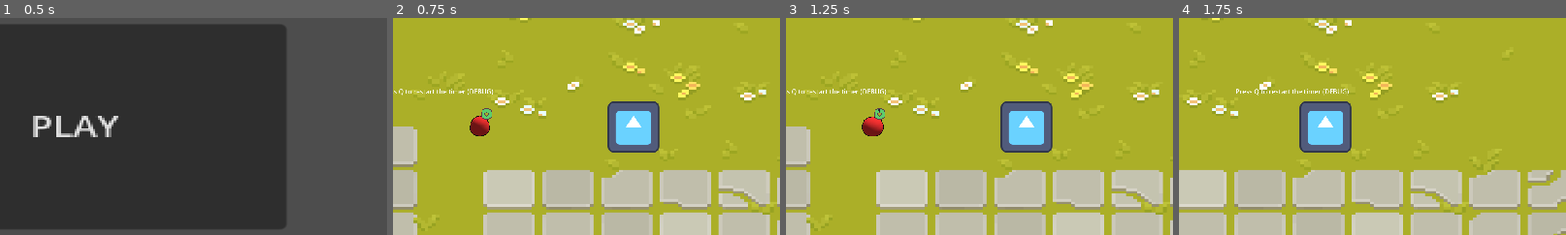
Above: before the commit, frames 1-4 (left to right).
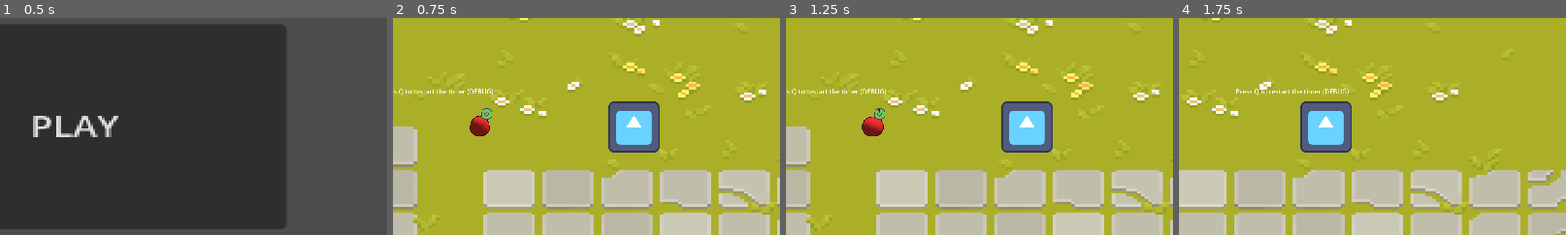
Above: after the commit, the same moments.

Repository: MeyerZon/the-thread-game
Game: Godot game, scene res://scenes/main.tscn
Same seed, same stepped clock (60 frames per second), same inputs: the game is played once before the commit and once after it. The engine's default icon, where the game draws it, is replaced by a stand-in: a white triangle on a blue panel in a dark square.
Inputs (mouse positions are % of the whole screen's width and height, from its top left):
- Up to frame 1 (0.5 s): no input
- Up to frame 2 (0.75 s): click "PLAY" at 0.5 s
- Up to frame 3 (1.25 s): no input
- Up to frame 4 (1.75 s): tap Q at 1.25, 1.35 s; move the mouse to (72, 45) at 1.27 s; hold Right (ui_right) from 1.28 s (still down); click (72, 45) at 1.42 s
The pictures show only the part of the screen within x 39-89%, y 25-75%; the shares and areas given below are measured in that part.

Frame 1 is identical in both runs. In frame 2, 0.3% of the frame differs, in the area x 55-69%, y 38-63%; in frame 3, 0.3%; in frame 4, 0.2%.

Commit message:
Added names to physics layer, and a guide on how to use them

Diff:
--- a/project.godot
+++ b/project.godot
@@ -64,6 +64,21 @@
 pointing/emulate_touch_from_mouse=true
 pointing/emulate_mouse_from_touch=false
 
+[layer_names]
+
+2d_physics/layer_1="World"
+2d_physics/layer_2="PlayerMovement"
+2d_physics/layer_3="EnemyMovement"
+2d_physics/layer_4="PlayerHitbox"
+2d_physics/layer_5="EnemyHitbox"
+2d_physics/layer_6="PlayerHurtbox"
+2d_physics/layer_7="EnemyHurtbox"
+2d_physics/layer_8="Pickups"
+2d_physics/layer_9="NPC"
+2d_physics/layer_10="Triggers"
+2d_physics/layer_11="Projectile"
+2d_physics/layer_12="Decoration"
+
 [physics]
 
 3d/physics_engine="Jolt Physics"
--- a/scenes/game_level.tscn
+++ b/scenes/game_level.tscn
@@ -28,40 +28,26 @@
 scale = Vector2(9.096664, 6.6236577)
 texture = ExtResource("1_6fv2f")
 
-[node name="WorldWalls" type="Node2D" parent="." unique_id=404861258]
+[node name="WorldWalls" type="StaticBody2D" parent="." unique_id=1848718640]
 position = Vector2(-581, -322)
+collision_mask = 0
 
-[node name="LeftWallStaticBody" type="StaticBody2D" parent="WorldWalls" unique_id=1429539257]
+[node name="LeftWallCollision" type="CollisionShape2D" parent="WorldWalls" unique_id=1296852247]
 position = Vector2(-584, 324)
-
-[node name="LeftWallCollision" type="CollisionShape2D" parent="WorldWalls/LeftWallStaticBody" unique_id=1296852247]
 rotation = 1.5707964
 shape = SubResource("SegmentShape2D_d1hwj")
 
-[node name="RightWallStaticBody" type="StaticBody2D" parent="WorldWalls" unique_id=19054087]
-position = Vector2(1756, 324)
-
-[node name="RightWallCollision" type="CollisionShape2D" parent="WorldWalls/RightWallStaticBody" unique_id=1036123981]
-position = Vector2(-16, -196)
+[node name="RightWallCollision" type="CollisionShape2D" parent="WorldWalls" unique_id=1036123981]
+position = Vector2(1740, 128)
 rotation = 1.5707964
 shape = SubResource("SegmentShape2D_3tmo4")
 
-[node name="TopWallStaticBody" type="StaticBody2D" parent="WorldWalls" unique_id=1206861436]
-position = Vector2(576, -504)
-rotation = -1.5707964
-
-[node name="TopWallCollision" type="CollisionShape2D" parent="WorldWalls/TopWallStaticBody" unique_id=665922631]
-position = Vector2(20, 4.7683716e-07)
-rotation = 1.5707964
+[node name="TopWallCollision" type="CollisionShape2D" parent="WorldWalls" unique_id=665922631]
+position = Vector2(576, -524)
 shape = SubResource("SegmentShape2D_6fv2f")
 
-[node name="DownWallStaticBody" type="StaticBody2D" parent="WorldWalls" unique_id=1258831747]
-position = Vector2(576, 1188)
-rotation = -1.5707964
-
-[node name="DownWallCollision" type="CollisionShape2D" parent="WorldWalls/DownWallStaticBody" unique_id=1913040039]
-position = Vector2(20, 4.7683716e-07)
-rotation = 1.5707964
+[node name="DownWallCollision" type="CollisionShape2D" parent="WorldWalls" unique_id=1913040039]
+position = Vector2(576, 1168)
 shape = SubResource("SegmentShape2D_6fv2f")
 
 [node name="Player" parent="." unique_id=1690763015 instance=ExtResource("1_h3dka")]
@@ -88,7 +74,8 @@
 rotation = 0.30194196
 
 [node name="TestObjectWithHealthAndReactable" type="Area2D" parent="." unique_id=234334407]
-position = Vector2(381, 0)
+position = Vector2(382, 0)
+collision_layer = 64
 script = ExtResource("4_oslck")
 
 [node name="HealthComponent" parent="TestObjectWithHealthAndReactable" unique_id=2075673247 instance=ExtResource("5_1k01j")]
--- a/scenes/player.tscn
+++ b/scenes/player.tscn
@@ -808,6 +808,8 @@
 }
 
 [node name="Player" type="CharacterBody2D" unique_id=1690763015]
+collision_layer = 2
+collision_mask = 901
 script = ExtResource("1_3vyb7")
 
 [node name="CollisionShape2D" type="CollisionShape2D" parent="." unique_id=2089237497]
Not shown, added: docs/collision_layers_guide.md
